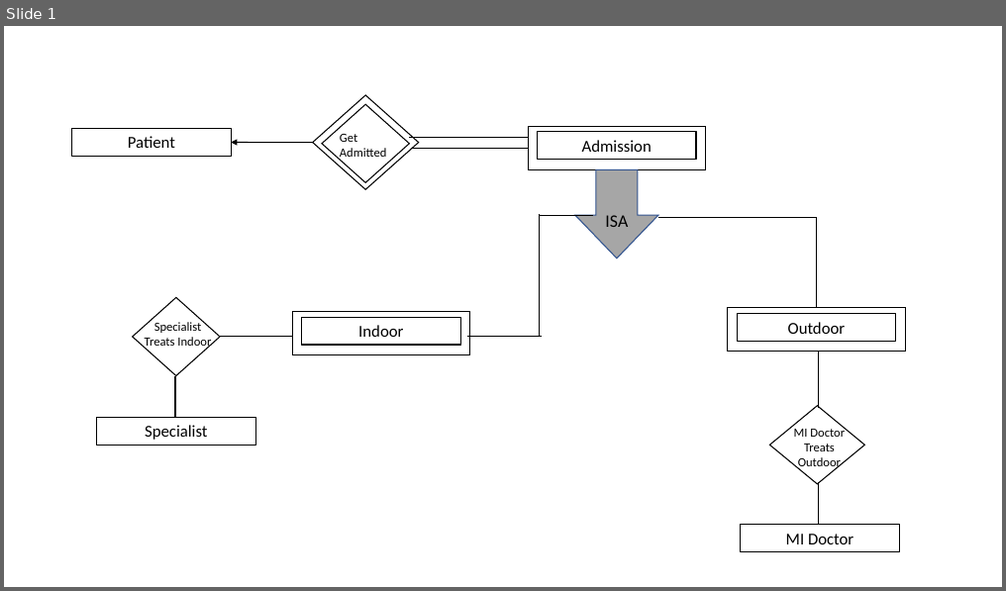
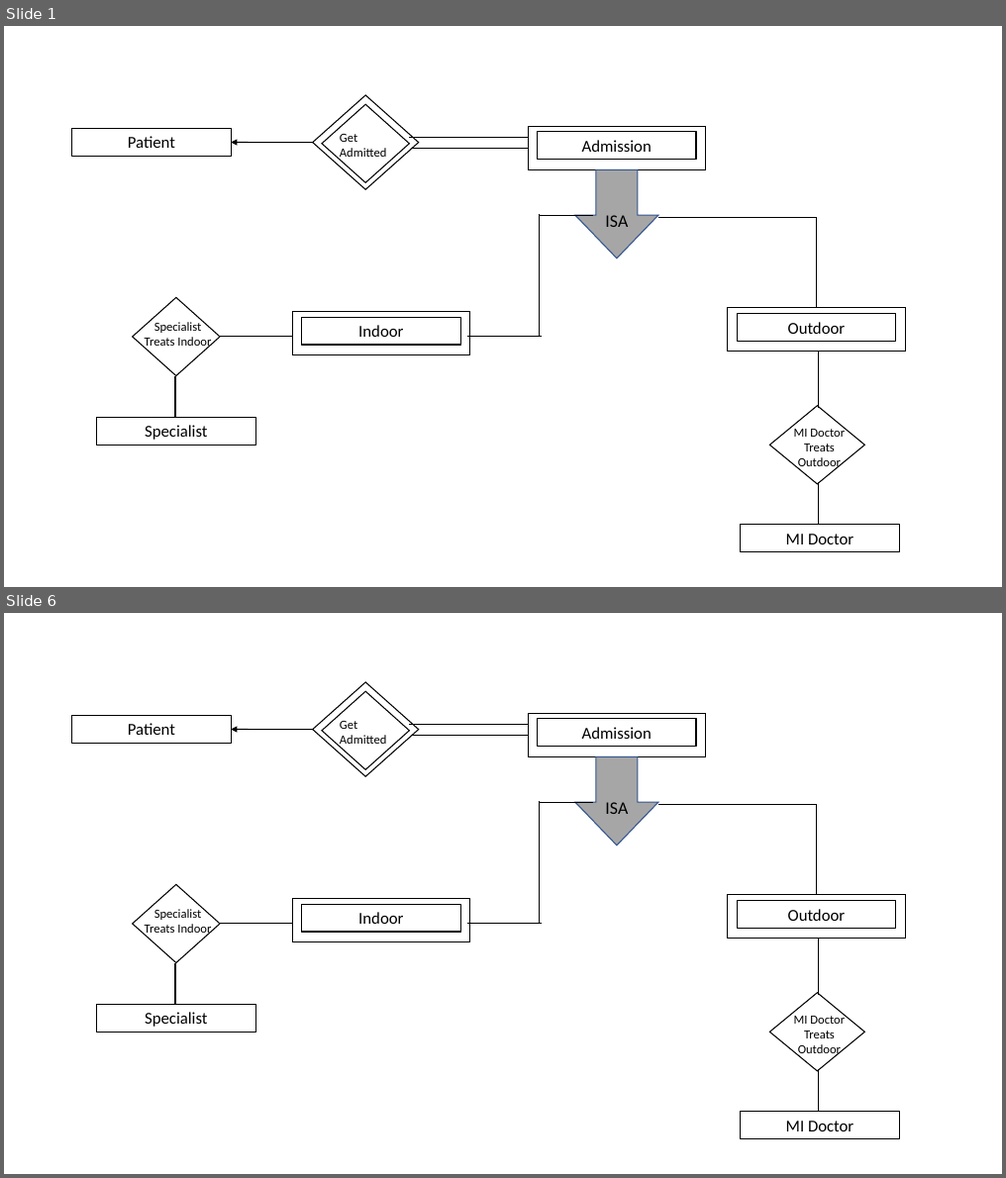
Before and after one commit to zahangir0cse/doctor-patient-crud-system-using-spring-mvc-hibernate-and-mysql-database, a slide deck: ERD Design.pptx. Shown one above the other, each under a label of ours: slide 1 before the commit, slides 1 and 6 after it; the slides between them are not shown. The pictures are 1006x591 and 1006x1178 pixels, drawn with LibreOffice and Linux fonts; fonts in the diff are those of the drawing. Boxes give left, top, right and bottom in pixels: in the first picture for what was removed or moved away, otherwise in the second. Text is boxed around its words. In the diff, an @@ line names an element or a change of style, - is before the commit and + after.

```diff
--- a/ERD Design.pptx
+++ b/ERD Design.pptx
@@ slide 6 added at <box>4,613,1002,1174</box>, background #FFFFFF @@
@@ group added at <box>72,682,905,1140</box>: 11 lines, 9 rectangles, 4 diamonds, 3 texts, 1 arrow, 1 down arrow @@
+Indoor
+Patient
+Admission
+Get
+Admitted
+Specialist
+MI Doctor
+ISA
+Outdoor
+Specialist
+Treats Indoor
+MI Doctor
+Treats Outdoor
```
Also in this commit, not shown: 7 other slides added.
